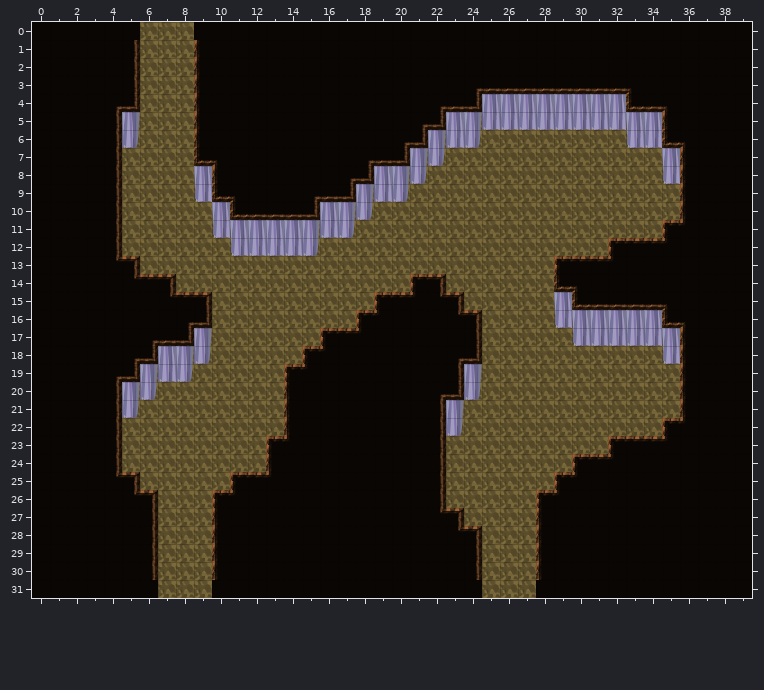
Two states of a Tiled map (JSON), public/map/cave3.json. Above: the version before the commit.
Cells are 32x32 px. Shown: x 0..39, y 0..31.
And afterwards:
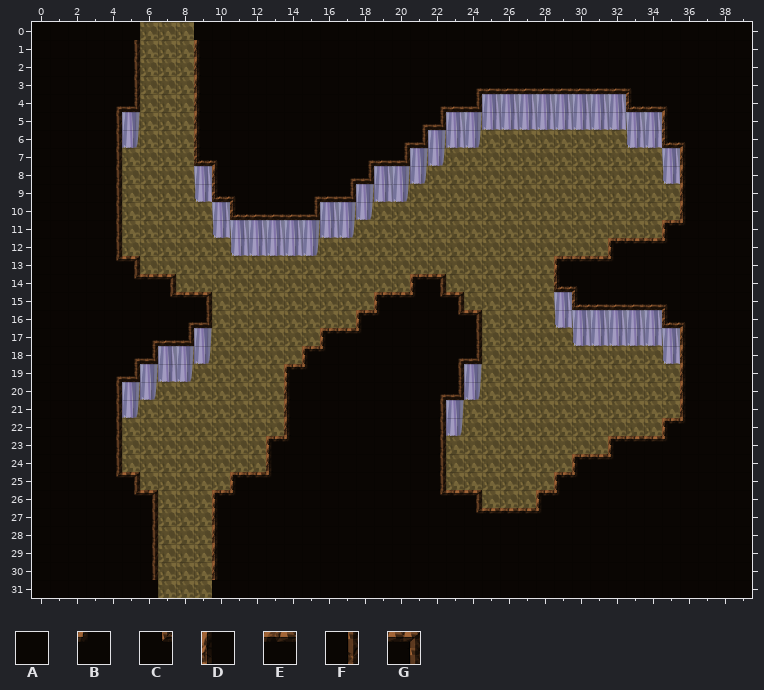
Key: from "cave_ceil": A 0, B 1, C 2, D 16, E 20, F 24, G 36.
_ is an empty cell, . an unchanged one.
Change:
--- layer "cave_ceil"
@@ x 22..28 @@
-26 F__....
-27 CG____D
-28 .CG___D
-29 ..F___D
-30 ..F___D
-31 ...___.
+26 CEG....
+27 AACEEEB
+28 .AAAAAA
+29 ..AAAAA
+30 ..AAAAA
+31 ...AAA.
Pixel boxes of the changes (left, top, right, bottom) in both pictures:
changed: (440, 490, 542, 598)
